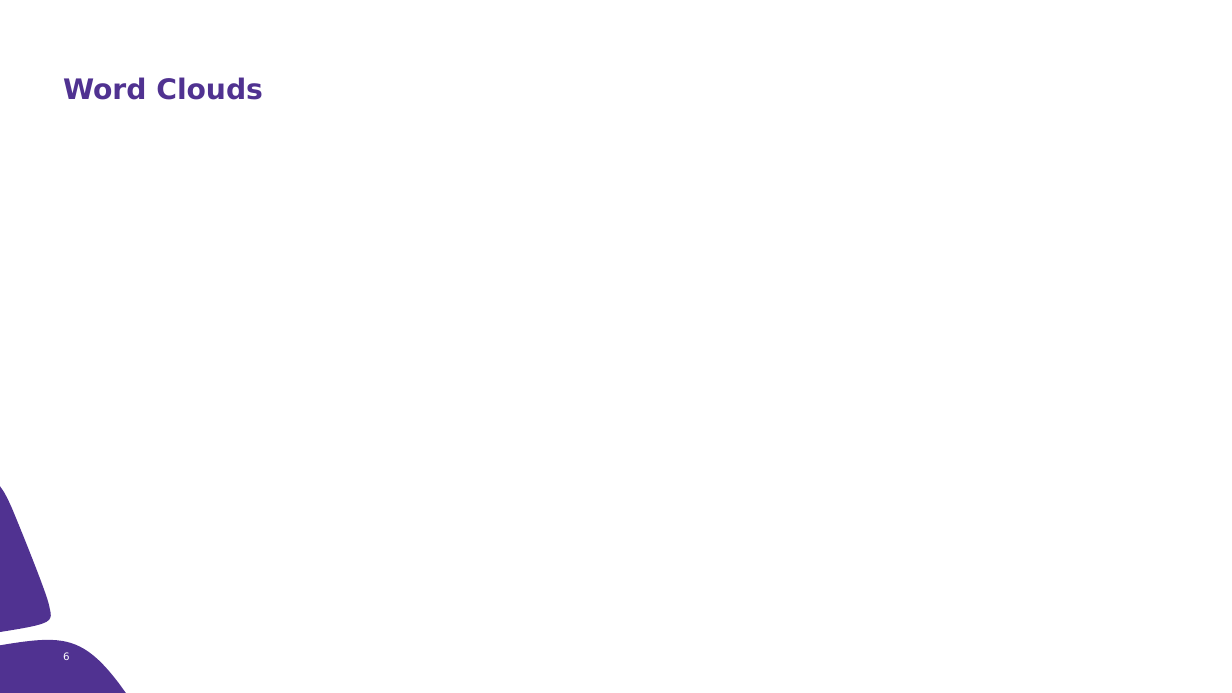
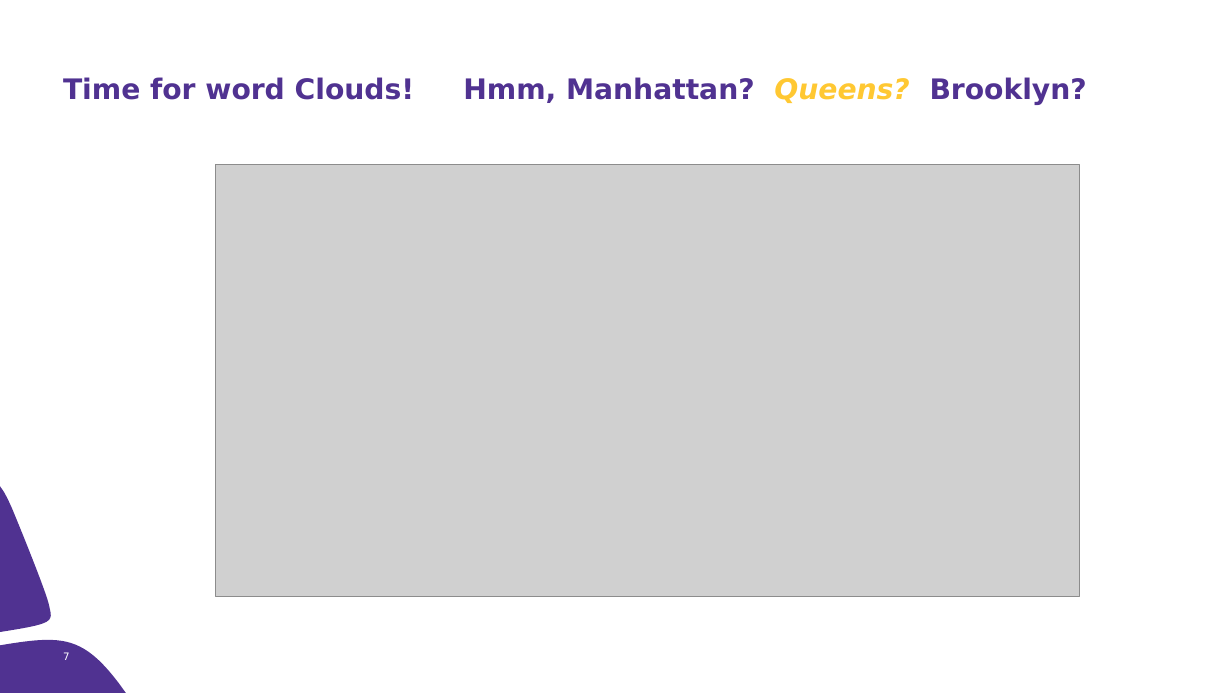
Before and after one commit to christinemazur/project1, a slide deck: slide 7 of AirBNB.pptx (slide 6 before the commit). Drawn at 1232x693 pixels with LibreOffice and Linux fonts; fonts in the diff are those of the drawing; grey boxes stand for pictures. Boxes give left, top, right and bottom in pixels: in the first picture for what was removed or moved away, otherwise in the second. Text is boxed around its words. In the diff, an @@ line names an element or a change of style, - is before the commit and + after.

```diff
--- a/AirBNB.pptx
+++ b/AirBNB.pptx
@@ title at [63,77,1087,105]: text changed @@
-Word Clouds
+Time for word Clouds! Hmm, Manhattan? Queens? Brooklyn?
@@ picture added at [216,165,1080,596] @@
@@ page number at [63,652,70,660]: text changed @@
-6
+7
```
Also in this commit, not shown: 4 other slides changed, 9 slides added, 2 slides removed, 4 other files.
